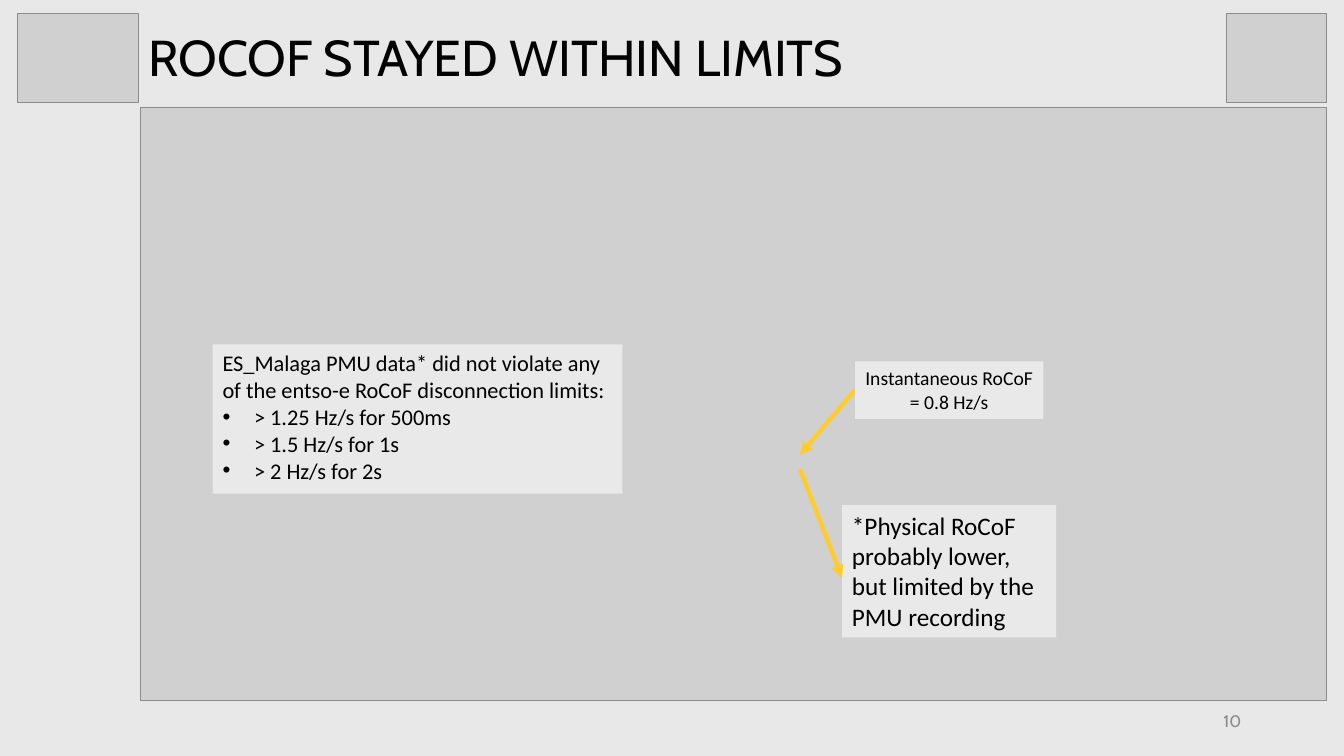
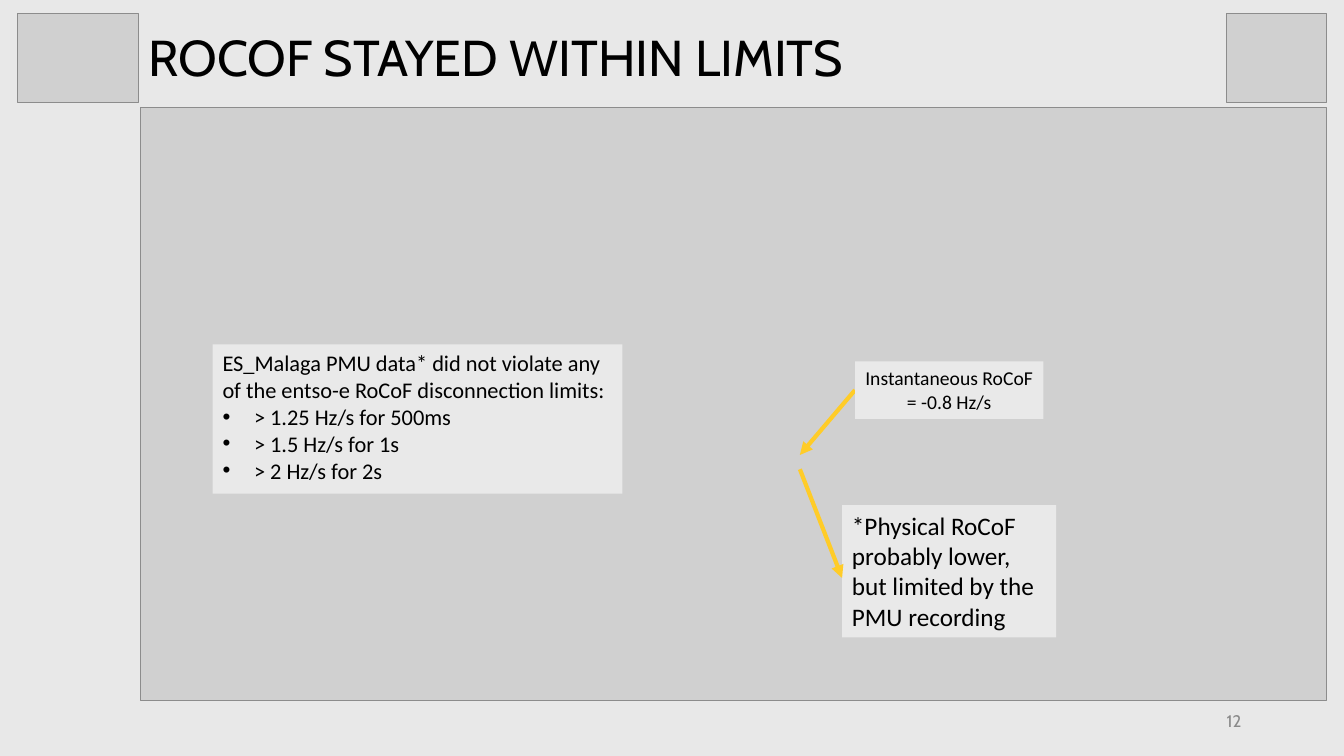
Before and after one commit to brmurray/apagon_april28, a slide deck: slide 12 of reports/Apragon_April28.pptx (slide 10 before the commit). Drawn at 1344x756 pixels with LibreOffice and Linux fonts; fonts in the diff are those of the drawing; grey boxes stand for pictures. Boxes give left, top, right and bottom in pixels: in the first picture for what was removed or moved away, otherwise in the second. Text is boxed around its words. In the diff, an @@ line names an element or a change of style, - is before the commit and + after.

```diff
--- a/reports/Apragon_April28.pptx
+++ b/reports/Apragon_April28.pptx
@@ text in rectangle at [865,372,1032,410]: text changed @@
-Instantaneous RoCoF = 0.8 Hz/s
+Instantaneous RoCoF = -0.8 Hz/s
@@ page number at [1227,715,1242,727]: text changed @@
-10
+12
```
Also in this commit, not shown: 5 other slides changed, 4 slides added, 6 other files.
